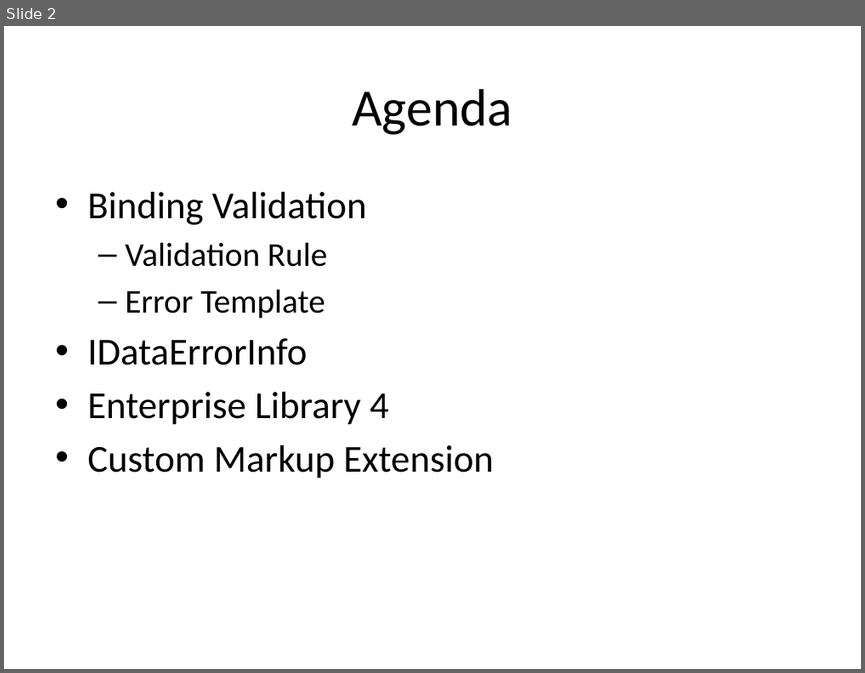
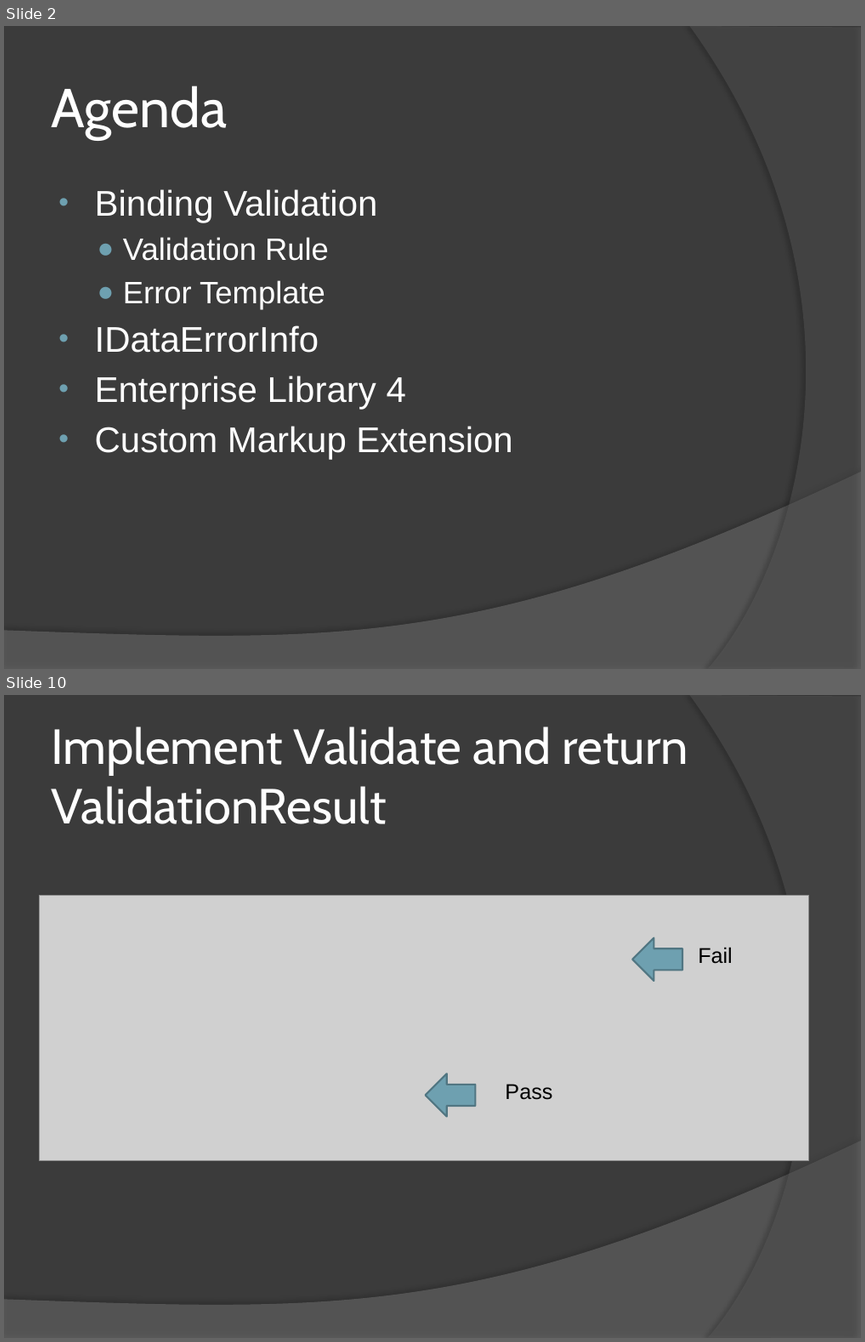
Before and after one commit to RookieOne/WPF-Input-Validation, a slide deck: WPF Validation.pptx. Shown one above the other, each under a label of ours: slide 2 before the commit, slides 2 and 10 after it; the slides between them are not shown. The pictures are 865x673 and 865x1342 pixels, drawn with LibreOffice and Linux fonts; fonts in the diff are those of the drawing; grey boxes stand for pictures. Boxes give left, top, right and bottom in pixels: in the first picture for what was removed or moved away, otherwise in the second. Text is boxed around its words. In the diff, an @@ line names an element or a change of style, - is before the commit and + after.

```diff
--- a/WPF Validation.pptx
+++ b/WPF Validation.pptx
@@ slide 10 added at [4, 695, 861, 1338], background #3B3B3B; not listed: 2 template elements that a slide beside it also shows @@
@@ title added at [51, 726, 688, 824], 41.4 pt, text #FFFFFF @@
+Implement Validate and return ValidationResult
@@ picture added at [40, 895, 809, 1160] @@
@@ right arrow added at [632, 937, 681, 981], fill #6EA0B0, outline #517682 1.5 pt @@
@@ text added at [698, 947, 732, 964], 18 pt, text #000000 @@
+Fail
@@ right arrow added at [426, 1074, 475, 1117], fill #6EA0B0, outline #517682 1.5 pt @@
@@ text added at [505, 1083, 552, 1100], 18 pt, text #000000 @@
+Pass
@@ slide 2 changed as well @@
@@ background #FFFFFF to #3B3B3B @@
@@ freeform shape added at [689, 26, 861, 669], fill #5E5E5E at 40% opacity @@
@@ title "Agenda" at [51, 86, 227, 139]: size 44 to 46 pt, font Calibri to Cabin, text colour #000000 to #FFFFFF; alignment centre to left @@
@@ text "Binding Validation" at [95, 189, 512, 460]: size 32 to 30 pt in "Binding Validation", "IDataErrorInfo", "Enterprise Library 4", "Custom Markup Extension"; font Calibri to Arial, text colour #000000 to #FFFFFF; size 28 to 26 pt in "Validation Rule", "Error Template"; indent changed; bullet – to ● @@
@@ freeform shape added at [4, 471, 861, 669], fill #7F7F7F at 45% opacity @@
```
Also in this commit, not shown: 1 other slide changed, 21 other slides added.
